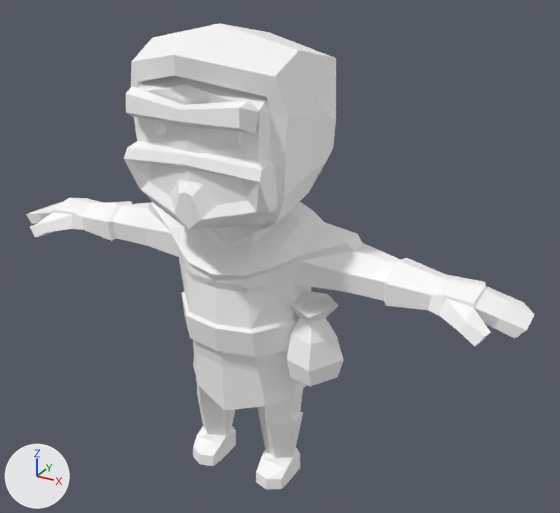
The glTF model assets/synty/characters_mini/models/SK_Fantasy_RougeMale_01.glb: old version first, new version second.
Rendered twice from a 50 mm lens placed at (1.418, -2.273, 2.128), pointed at (0.124, 0.079, 0.951). Lighting does not change. The marker at lower left points along +X, +Y and +Z.

The older version as bpy lines, for what is in view:
```python
mat_mini_chr298 = principled_material('Mini_Chr298')
mat_mini_chr298.base_color = (1.0, 1.0, 1.0)  # white #ffffff
mat_mini_chr298.roughness = 0.553
me_mesh = bpy.data.meshes.new('Mesh')
me_mesh.from_pydata(...)  # 548 vertices, 1032 faces; spans x -1.07..1.07, y -0.35..0.33, z 0.0..1.81
me_mesh.materials.append(mat_mini_chr298)  # white #ffffff
ob_sk_fantasy_rougemale_01 = bpy.data.objects.new('SK_Fantasy_RougeMale_01', me_mesh)
ob_sk_fantasy_rougemale_01.location = (0.0, 0.0, 0.0)
```
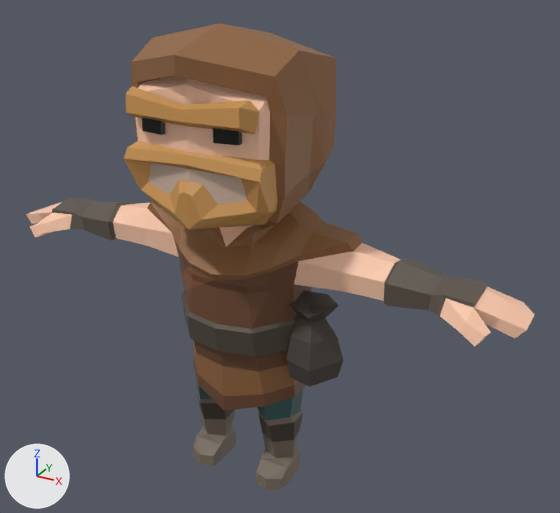
Edits to the scene script, one JSON object a line:
```json
{"op": "add", "block": "img_polygonminis_texture_01_a", "code": ["img_polygonminis_texture_01_a = load_image('PolygonMinis_Texture_01_A', '_unpacked/PolygonMinis_Texture_01_A', 1024, 1024, 'sRGB')"]}
{"op": "remove", "block": "mat_mini_chr298", "code": "mat_mini_chr298.base_color = (1.0, 1.0, 1.0)  # white #ffffff"}
{"op": "add", "block": "mat_mini_chr298", "code": "mat_mini_chr298.texture = img_polygonminis_texture_01_a"}
```

Boxes (x1, y1, x2, y2) around the edits, measured in the pictures (560 x 513 px):
```json
{"object": "SK_Fantasy_RougeMale_01", "change": "surface changed", "before": [26, 23, 534, 489], "after": [26, 23, 534, 489], "on screen": "white to brown"}
```
